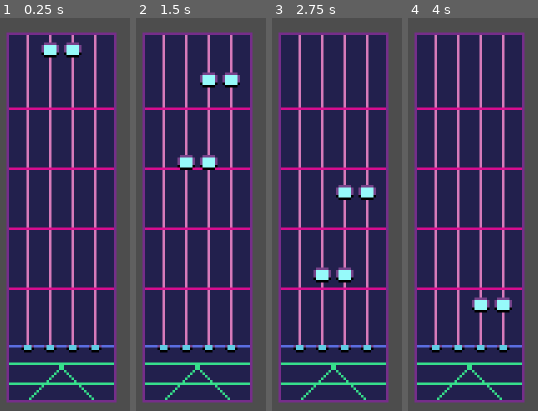
Above: before the commit, frames 1-4 (left to right).
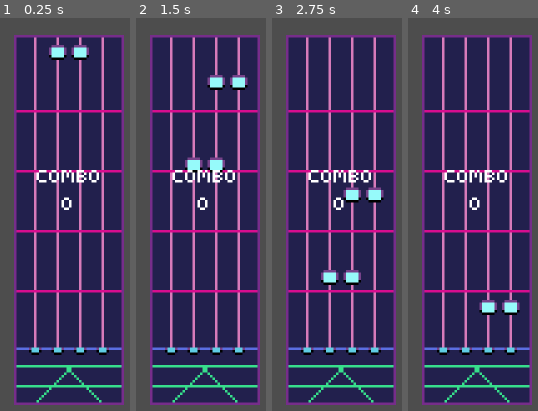
Above: after the commit, the same moments.

Repository: Cheese-Sandwich-Games/Wejammin
Game: Godot game, scene res://Scenes/main.tscn
Same seed, same stepped clock (60 frames per second), same inputs: the game is played once before the commit and once after it. Sound files missing from this copy of the repository are replaced by a short silence.
Inputs:
- Up to frame 1 (0.25 s): no input
- Up to frame 2 (1.5 s): hold 1 (toggle_arp) 0.53-1.28 s; tap 2 (toggle_bass) at 1.35 s
- Up to frame 3 (2.75 s): hold 3 (toggle_drums) from 2.03 s (still down)
- Up to frame 4 (4 s): release 3 (toggle_drums) at 2.78 s; tap 4 (toggle_lead) at 2.85 s; hold 5 (toggle_pad) from 3.53 s (still down)

The runs differ from the first frame. In frame 1, 41% of the frame differs, in the area x 4-96%, y 3-99%; in frame 2, 41%; in frame 3, 41%; in frame 4, 41%.

Commit message:
Add combo to the user interface

Diff:
--- a/Game Logic/Highway/highway.tscn
+++ b/Game Logic/Highway/highway.tscn
@@ -8,19 +8,18 @@
 script = ExtResource("1_idv8x")
 
 [node name="BackgroundSprite" type="Sprite2D" parent="."]
-position = Vector2(157, 85)
+position = Vector2(14, 76)
 texture = ExtResource("3_st6jg")
 
 [node name="Lanes" type="Node2D" parent="."]
 
 [node name="Lane" parent="Lanes" instance=ExtResource("2_sfw4x")]
-position = Vector2(143, 9)
 
 [node name="Lane2" parent="Lanes" instance=ExtResource("2_sfw4x")]
-position = Vector2(152, 9)
+position = Vector2(9, 0)
 
 [node name="Lane3" parent="Lanes" instance=ExtResource("2_sfw4x")]
-position = Vector2(161, 9)
+position = Vector2(18, 0)
 
 [node name="Lane4" parent="Lanes" instance=ExtResource("2_sfw4x")]
-position = Vector2(170, 9)
+position = Vector2(27, 0)
--- a/Scenes/main.tscn
+++ b/Scenes/main.tscn
@@ -2,13 +2,14 @@
 
 [ext_resource type="PackedScene" uid="uid://rg04q5kbhhcn" path="res://Game Logic/Highway/highway.tscn" id="1_jjgbg"]
 [ext_resource type="PackedScene" uid="uid://cpcv5xain2d7s" path="res://Game Logic/Conductor/conductor.tscn" id="2_bo1nx"]
-[ext_resource type="PackedScene" uid="uid://cas5xagm450mw" path="res://User Interface/note_hit_texture.tscn" id="3_8gbba"]
+[ext_resource type="PackedScene" uid="uid://b517xhew7qoin" path="res://User Interface/game_status.tscn" id="3_8gbba"]
 
 [sub_resource type="AudioStreamSynchronized" id="AudioStreamSynchronized_bo1nx"]
 
 [node name="Main" type="Node2D"]
 
 [node name="Highway" parent="." instance=ExtResource("1_jjgbg")]
+position = Vector2(146, 10)
 
 [node name="Conductor" parent="." node_paths=PackedStringArray("highway") instance=ExtResource("2_bo1nx")]
 stream = SubResource("AudioStreamSynchronized_bo1nx")
@@ -16,4 +17,4 @@
 
 [node name="CanvasLayer" type="CanvasLayer" parent="."]
 
-[node name="NoteHitTexture" parent="CanvasLayer" instance=ExtResource("3_8gbba")]
+[node name="GameStatus" parent="CanvasLayer" instance=ExtResource("3_8gbba")]
--- /dev/null
+++ b/User Interface/game_status.gd
@@ -0,0 +1,50 @@
+extends Control
+
+
+var bounce_tween: Tween
+
+@onready var note_hit_texture = $NoteHitTexture
+@onready var combo_label = $ComboLabel
+
+
+func _ready() -> void:
+	Globals.good_hit.connect(_on_good_hit)
+	Globals.perfect_hit.connect(_on_perfect_hit)
+	Globals.combo_changed.connect(_on_combo_changed)
+
+
+func show_hit(is_perfect: bool) -> void:
+	var hit_texture = note_hit_texture.texture
+	if hit_texture is AtlasTexture:
+		if is_perfect:
+			hit_texture.region = Rect2(Vector2(hit_texture.region.size.x, 0), hit_texture.region.size)
+		else:
+			hit_texture.region = Rect2(Vector2(0, 0), hit_texture.region.size)
+
+	# Add a little movement to the texture
+	if bounce_tween is Tween:
+		bounce_tween.kill()
+
+	bounce_tween = create_tween().set_parallel()
+
+	# Set starting values for animation
+	var random_scale: float = randf_range(1.3, 1.4)
+	note_hit_texture.scale = Vector2(random_scale, random_scale)
+	note_hit_texture.rotation_degrees = randf_range(15, 15)
+	note_hit_texture.modulate = Color(1.0, 1.0, 1.0, 1.0)
+
+	bounce_tween.tween_property(note_hit_texture, "scale", Vector2(1, 1), 0.3)
+	bounce_tween.tween_property(note_hit_texture, "rotation_degrees", 0, 0.3)
+	bounce_tween.tween_property(note_hit_texture, "modulate", Color(1.0, 1.0, 1.0, 0), 0.5)
+
+
+func _on_good_hit() -> void:
+	show_hit(false)
+
+
+func _on_perfect_hit() -> void:
+	show_hit(true)
+
+
+func _on_combo_changed(new_combo: int) -> void:
+	combo_label.text = "COMBO\n%s" % new_combo
--- /dev/null
+++ b/User Interface/game_status.tscn
@@ -0,0 +1,55 @@
+[gd_scene load_steps=5 format=3 uid="uid://b517xhew7qoin"]
+
+[ext_resource type="Texture2D" uid="uid://bwuqmlb3yuewv" path="res://Assets/note_hit_types.png" id="1_4wa7s"]
+[ext_resource type="Script" uid="uid://bh0vluee3x7ny" path="res://User Interface/game_status.gd" id="1_44bcr"]
+[ext_resource type="FontFile" uid="uid://d8fssplohxbk" path="res://Assets/Fonts/Gamey Pixels/Gamey Pixels Tiny.ttf" id="2_4wa7s"]
+
+[sub_resource type="AtlasTexture" id="AtlasTexture_44bcr"]
+atlas = ExtResource("1_4wa7s")
+region = Rect2(0, 0, 64, 32)
+
+[node name="GameStatus" type="Control"]
+layout_mode = 3
+anchors_preset = 15
+anchor_right = 1.0
+anchor_bottom = 1.0
+grow_horizontal = 2
+grow_vertical = 2
+script = ExtResource("1_44bcr")
+
+[node name="NoteHitTexture" type="TextureRect" parent="."]
+modulate = Color(1, 1, 1, 0)
+custom_minimum_size = Vector2(64, 32)
+layout_mode = 1
+anchors_preset = 8
+anchor_left = 0.5
+anchor_top = 0.5
+anchor_right = 0.5
+anchor_bottom = 0.5
+offset_left = -32.0
+offset_top = -52.0
+offset_right = 32.0
+offset_bottom = -20.0
+grow_horizontal = 2
+grow_vertical = 2
+pivot_offset = Vector2(32, 16)
+texture = SubResource("AtlasTexture_44bcr")
+
+[node name="ComboLabel" type="Label" parent="."]
+layout_mode = 1
+anchors_preset = 8
+anchor_left = 0.5
+anchor_top = 0.5
+anchor_right = 0.5
+anchor_bottom = 0.5
+offset_left = -26.0
+offset_top = -25.5
+offset_right = 26.0
+offset_bottom = 9.5
+grow_horizontal = 2
+grow_vertical = 2
+theme_override_fonts/font = ExtResource("2_4wa7s")
+theme_override_font_sizes/font_size = 8
+text = "COMBO
+0"
+horizontal_alignment = 1
--- a/User Interface/note_hit_texture.gd
+++ /dev/null
@@ -1,41 +0,0 @@
-extends TextureRect
-
-
-var bounce_tween: Tween
-
-
-func _ready() -> void:
-	Globals.good_hit.connect(_on_good_hit)
-	Globals.perfect_hit.connect(_on_perfect_hit)
-
-
-func show_hit(is_perfect: bool) -> void:
-	if texture is AtlasTexture:
-		if is_perfect:
-			texture.region = Rect2(Vector2(texture.region.size.x, 0), texture.region.size)
-		else:
-			texture.region = Rect2(Vector2(0, 0), texture.region.size)
-
-	# Add a little movement to the texture
-	if bounce_tween is Tween:
-		bounce_tween.kill()
-
-	bounce_tween = create_tween().set_parallel()
-
-	# Set starting values for animation
-	var random_scale: float = randf_range(1.3, 1.4)
-	scale = Vector2(random_scale, random_scale)
-	rotation_degrees = randf_range(15, 15)
-	modulate.a = 1.0
-
-	bounce_tween.tween_property(self, "scale", Vector2(1, 1), 0.3)
-	bounce_tween.tween_property(self, "rotation_degrees", 0, 0.3)
-	bounce_tween.tween_property(self, "modulate", Color(1.0, 1.0, 1.0, 0), 0.5)
-
-
-func _on_good_hit() -> void:
-	show_hit(false)
-
-
-func _on_perfect_hit() -> void:
-	show_hit(true)
--- a/User Interface/note_hit_texture.tscn
+++ /dev/null
@@ -1,26 +0,0 @@
-[gd_scene load_steps=4 format=3 uid="uid://cas5xagm450mw"]
-
-[ext_resource type="Texture2D" uid="uid://bwuqmlb3yuewv" path="res://Assets/note_hit_types.png" id="1_xt6pa"]
-[ext_resource type="Script" uid="uid://f7uk1q7y47g0" path="res://User Interface/note_hit_texture.gd" id="2_c420o"]
-
-[sub_resource type="AtlasTexture" id="AtlasTexture_bo1nx"]
-atlas = ExtResource("1_xt6pa")
-region = Rect2(0, 0, 64, 32)
-
-[node name="NoteHitTexture" type="TextureRect"]
-modulate = Color(1, 1, 1, 0)
-custom_minimum_size = Vector2(64, 32)
-anchors_preset = 8
-anchor_left = 0.5
-anchor_top = 0.5
-anchor_right = 0.5
-anchor_bottom = 0.5
-offset_left = -32.0
-offset_top = -48.0
-offset_right = 32.0
-offset_bottom = -16.0
-grow_horizontal = 2
-grow_vertical = 2
-pivot_offset = Vector2(32, 16)
-texture = SubResource("AtlasTexture_bo1nx")
-script = ExtResource("2_c420o")
--- a/globals.gd
+++ b/globals.gd
@@ -15,9 +15,11 @@
 var notes_missed: int
 var good_hits: int:
 	set(new_value):
+		if new_value > good_hits:
+			good_hit.emit()
 		good_hits = new_value
-		good_hit.emit()
 var perfect_hits: int:
 	set(new_value):
+		if new_value > perfect_hits:
+			perfect_hit.emit()
 		perfect_hits = new_value
-		perfect_hit.emit()
Binary file added: Assets/Fonts/Gamey Pixels/Gamey Pixels Tiny.ttf
Not shown, added: Assets/Fonts/Gamey Pixels/Gamey Pixels Tiny.ttf.import
Binary file added: Assets/Fonts/Gamey Pixels/Gamey Pixels.ttf
Not shown, added: Assets/Fonts/Gamey Pixels/Gamey Pixels.ttf.import
Not shown, added: Assets/Fonts/Gamey Pixels/info.txt
Not shown, added: User Interface/game_status.gd.uid
Not shown, removed: User Interface/note_hit_texture.gd.uid
